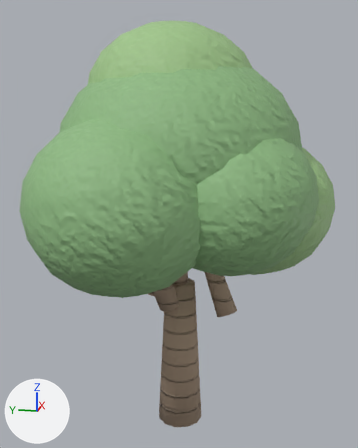
An edit to the FBX model Assets/Blender/Models/Tree_Realistic_Oak.fbx, drawn before and after from the same camera.
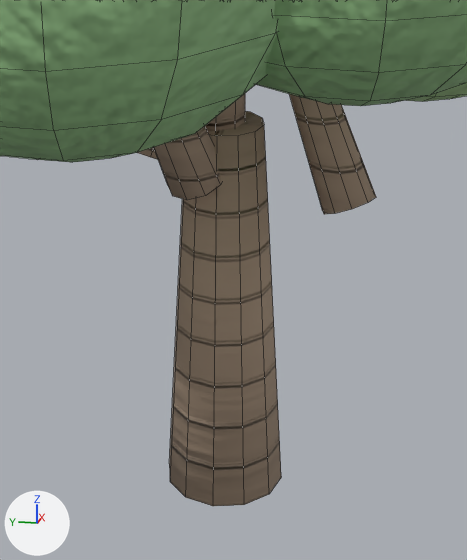
Old and new are each drawn whole from a 50 mm camera at (-6.77, -1.34, 4.78) aimed at (-0.01, 0.02, 3.09) and again close up on the part from 27% to 76% of the width and 53% to 100% of the height. The axes (+X, +Y, +Z) are drawn at lower left. The lights are the same throughout. The first two pictures are the older version. The close-ups show mesh edges as thin lines. Where no turn or scale is listed for an object, it has been applied to the vertices.

The first close-up shows 'Tree_Realistic_Oak'.
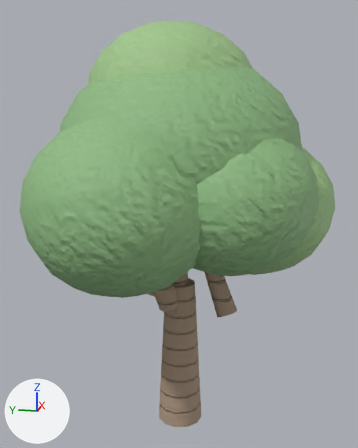
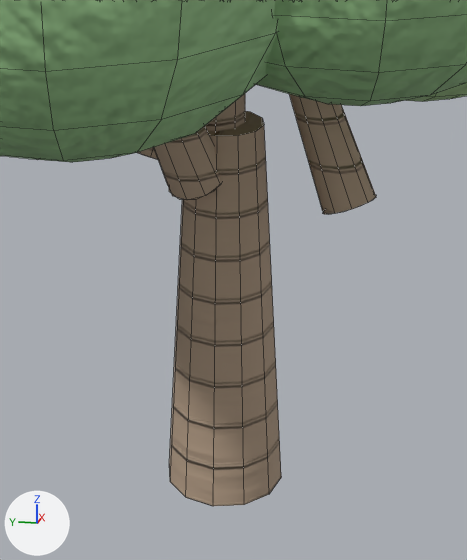
Location of each change, [x1, y1, x2, y2] in pixels of the close-ups (467 x 560 px; the box of a moved part takes in the faces that stretch with it):
part 1 of me_tree_realistic_oak, moved or reshaped: before [208, 111, 264, 136]; after [169, 111, 372, 214]

The edits, one by one:
me_tree_realistic_oak is used by ob_tree_realistic_oak; location (0.0, 0.0, 0.0).
me_tree_realistic_oak had 1000 vertices, 1042 faces and spanned x -2.32..2.27, y -2.15..1.9, z 0.0..5.8.
me_tree_realistic_oak now has 1085 vertices, 1042 faces and spans x -2.32..2.27, y -2.15..1.9, z 0.0..5.8.
Part 1, on me_tree_realistic_oak:
5 faces are deleted.
42 vertices are added at x -0.31..0.35, y -0.84..0.57, z 1.69..2.2.
5 new faces join them, mat_mat_bark.
Other edits to the shape of me_tree_realistic_oak do not show in these pictures.
